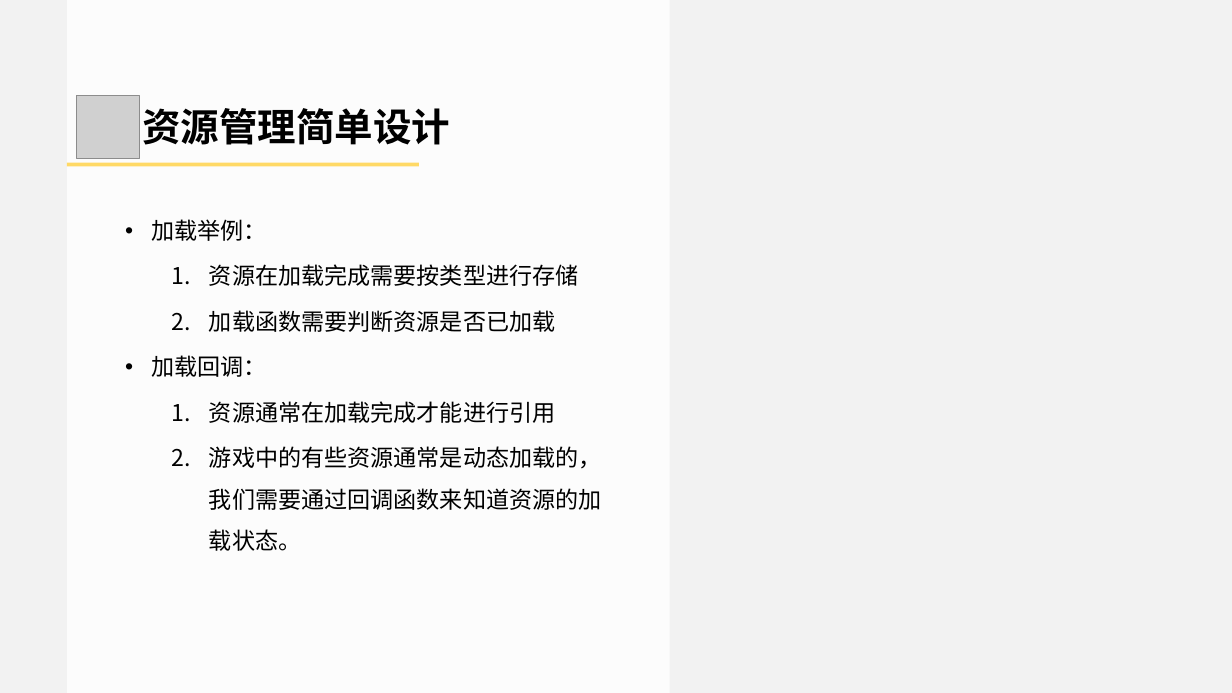
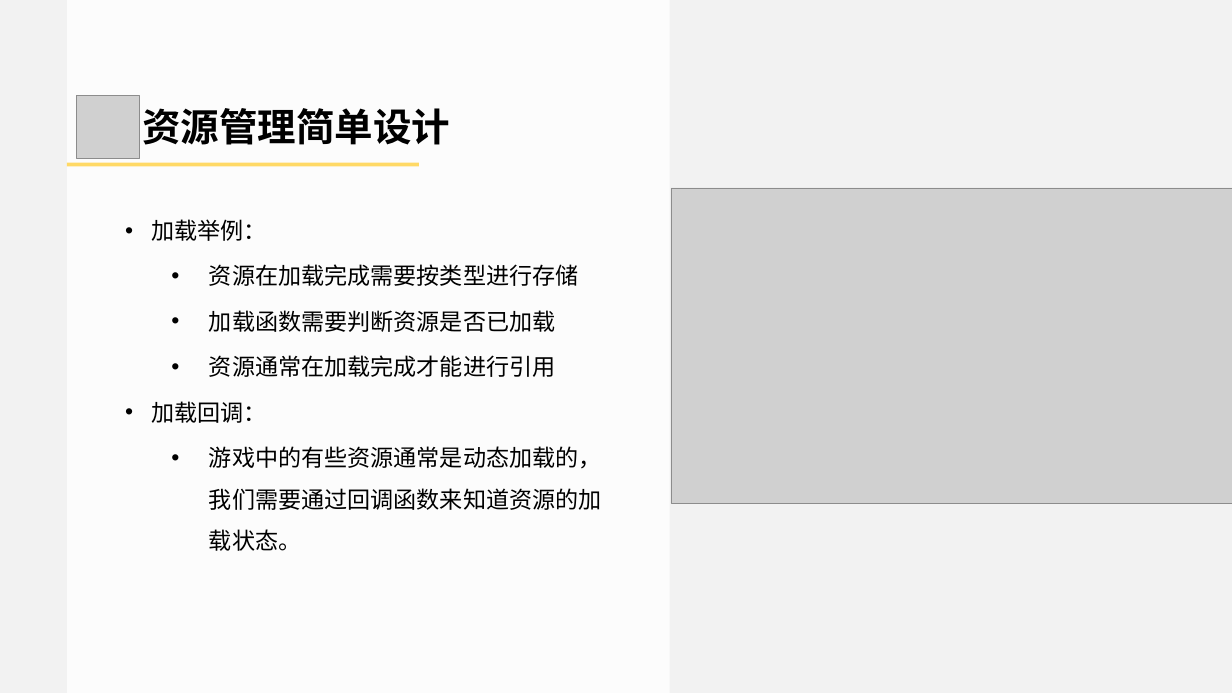
Before and after one commit to doomlover/KSGameEngineTutorials, a slide deck: slide 29 of PPTs/04.引擎基础概念与底层实用系统.pptx. Drawn at 1232x693 pixels with LibreOffice and Linux fonts; fonts in the diff are those of the drawing; grey boxes stand for pictures. Boxes give left, top, right and bottom in pixels: in the first picture for what was removed or moved away, otherwise in the second. Text is boxed around its words. In the diff, an @@ line names an element or a change of style, - is before the commit and + after.

```diff
--- a/PPTs/04.引擎基础概念与底层实用系统.pptx
+++ b/PPTs/04.引擎基础概念与底层实用系统.pptx
@@ picture added at (x1=671, y1=188, x2=1232, y2=504) @@
@@ text at (x1=209, y1=264, x2=602, y2=551): bullet 1. to • @@
@@ text at (x1=209, y1=355, x2=556, y2=377): paragraph added @@
+  • 资源通常在加载完成才能进行引用
@@ text at (x1=209, y1=401, x2=556, y2=423): paragraph removed @@
-  1. 资源通常在加载完成才能进行引用
```
Also in this commit, not shown: 10 other slides changed.
